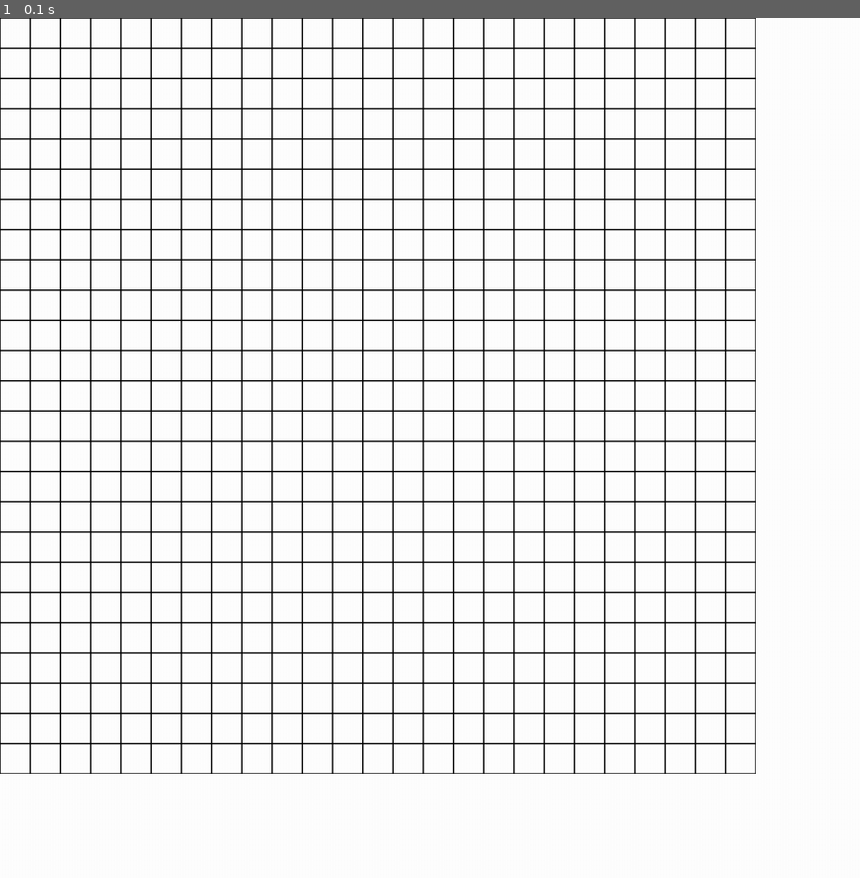
Above: before the commit, frame 1.
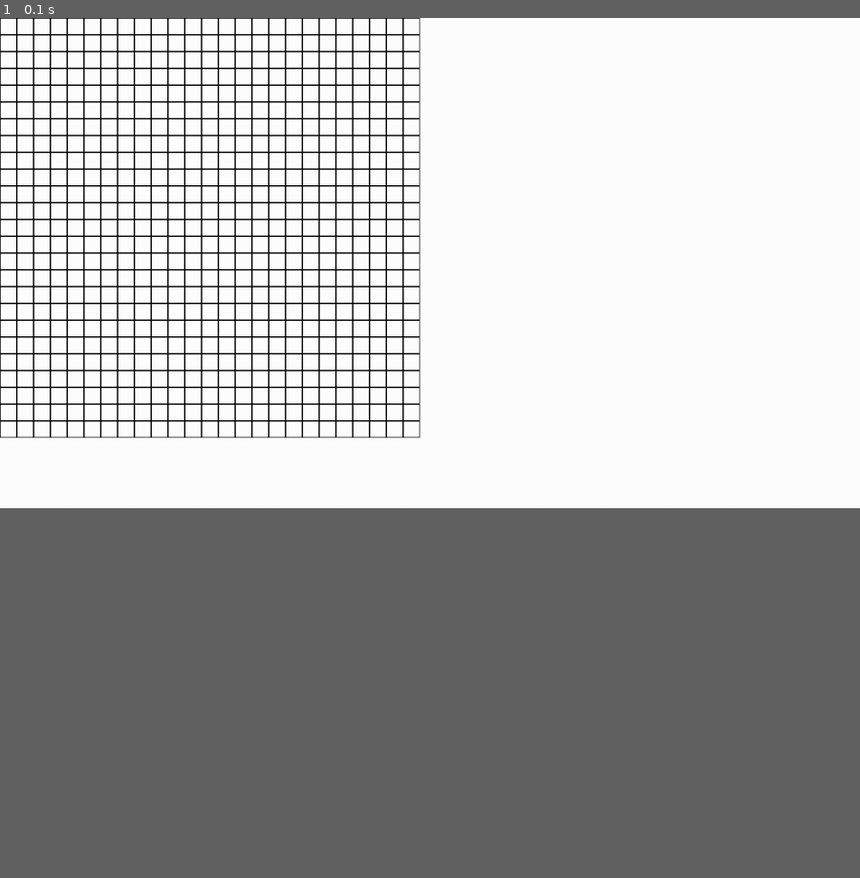
Above: after the commit, the same moment.

Repository: ImmanuelCurrah/Pygame-Wave-Function-Tile-Collapse
Game: pygame game, started from main.py
Two runs of this game, one before a commit and one after it. Both use one fixed random seed, a clock stepped at 60 frames per second and the inputs below.
Inputs:
- Up to frame 1 (0.1 s): no input
In our replay, the window is 900x900 before the commit and 900x513 after it. These sizes can differ from the game's own. Grey fills any space a smaller window leaves; there, only what the larger window draws over its background counts as a difference.

The runs differ from the first frame. In frame 1, 15% of the frame differs, in the area x 0-88%, y 0-88%.

Commit message:
cleanup grid and cell logic a bit

Diff:
--- /dev/null
+++ b/cell/__init__.py
@@ -0,0 +1,3 @@
+from .cell import Cell
+
+__all__ = ["Cell"]
--- /dev/null
+++ b/cell/cell.py
@@ -0,0 +1,16 @@
+import pygame
+
+class Cell:
+
+    isCollapsed = False
+
+    def __init__(self):
+        pass
+
+    def collapse(self):
+        self.isCollapsed = True
+
+
+    def draw_cell(self, screen, x, y, cell_size):
+         rect = pygame.Rect(x, y, cell_size, cell_size)
+         pygame.draw.rect(screen, "black", rect, width=1)
--- a/grid/grid.py
+++ b/grid/grid.py
@@ -1,14 +1,20 @@
 import pygame
+from cell import Cell
 
 class Grid:
 
-    def __init__(self):
-        pass
+    grid = []
+    cell_size = 0
 
-    def draw_grid(self, screen, rows, cols, cell_size):
-        for row in range(rows):
-            for col in range(cols):
-                 x = col * cell_size
-                 y = row * cell_size
-                 rect = pygame.Rect(x, y, cell_size, cell_size)
-                 pygame.draw.rect(screen, "black", rect, width=1)
+    def __init__(self, rows, cols, cell_size):
+        self.grid = [[Cell() for _ in range(cols)] for _ in range(rows)]
+        self.cell_size = cell_size
+
+    def draw_grid(self, screen):
+
+        for row_index, rows in enumerate(self.grid):
+            for col_index, cell in enumerate(rows):
+                 x = col_index * self.cell_size
+                 y = row_index * self.cell_size
+
+                 cell.draw_cell(screen, x, y, self.cell_size)
--- a/main.py
+++ b/main.py
@@ -1,25 +1,23 @@
 import pygame
-import random
+import math
 from window import Window
 from grid import Grid
 
-from tetromino import Tetromino, UprightTetromino, UpsideDownTetromino, RightLateralTetromino, LeftLateralTetromino
-
 pygame.init()
 
+screen_width = 1280
+screen_height = 730
+screen = pygame.display.set_mode((screen_width, screen_height))
+
 window = Window()
-grid = Grid()
-screen = pygame.display.set_mode((1280, 1280))
-
-start_x_pos = random.randint(10, 500)
-start_y_pos = random.randint(10, 500)
+grid = Grid(25, 25, 25)
 
 while window.showWindow:
     window.handleWindow(pygame.event.get())
 
     screen.fill("white")
 
-    grid.draw_grid(screen, 25, 25, 15 * 3)
+    grid.draw_grid(screen)
 
     pygame.display.flip()
     pygame.time.Clock().tick(60)
